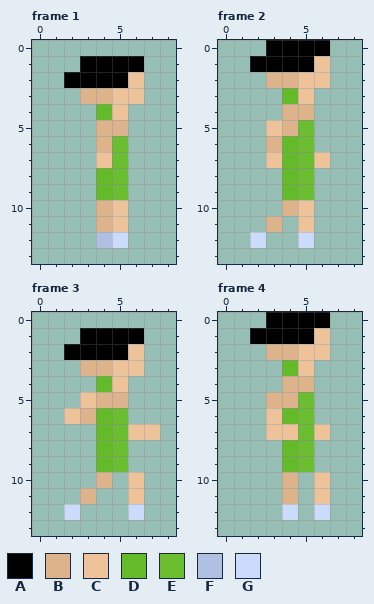
One commit to this pixel-art file: Assets/PersonalAssets/NPC/Day3/Man4DayThreeCorrectRightWalk.aseprite. That is the earlier state.
9x14 pixels, 10 frames. Shown: frame 1, frame 2, frame 3, frame 4. The commit also changed other frames, which this record leaves out.
Palette (. is transparent): A #000000  B #ddb38b  C #eec39a  D #65ba2a  E #6abe30  F #b0c0e3  G #cbdbfc
And afterwards:
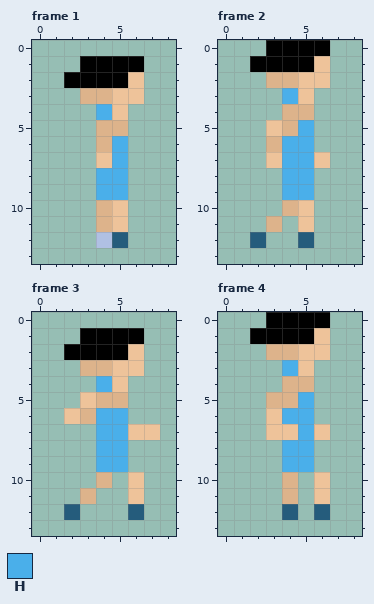
Colours new in this view: H #4aafea
The commit says: Asset update Added new skins for NPCs on day 3
Diff:
colour G: #cbdbfc -> #255c7c
Frame 1:
y 4: x 4 D -> H
y 6..7: x 5 E -> H
y 8..9: x 4..5 DE -> HH
Frame 2:
y 3: x 4 D -> H
y 5: x 5 E -> H
y 6..9: x 4..5 DE -> HH
Frame 3:
y 4: x 4 D -> H
y 6..9: x 4..5 DE -> HH
Frame 4:
y 3: x 4 D -> H
y 5: x 5 E -> H
y 6: x 4..5 DE -> HH
y 7: x 5 E -> H
y 8..9: x 4..5 DE -> HH
Changed places in both pictures, as pixel boxes (x1, y1, x2, y2):
changed: (96, 104, 128, 248)
changed: (250, 88, 314, 248)
changed: (64, 376, 144, 520)
changed: (282, 360, 330, 520)
